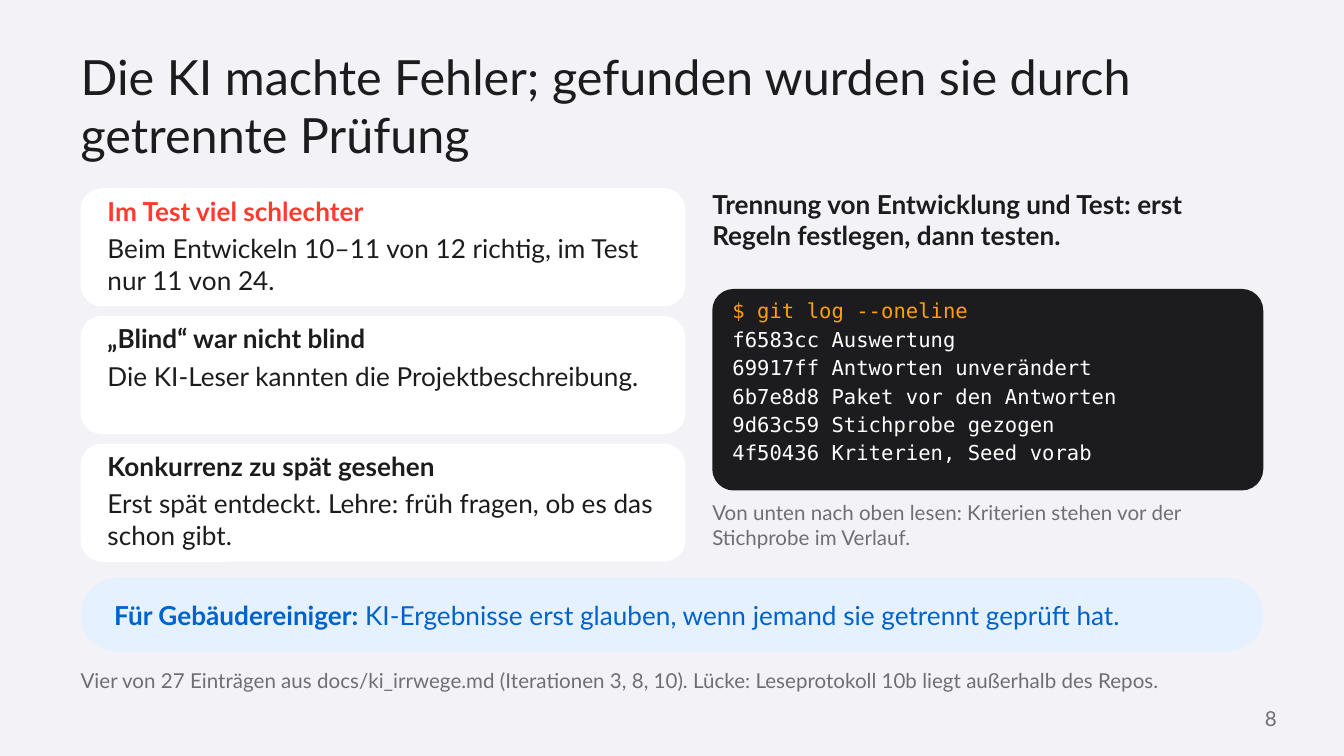
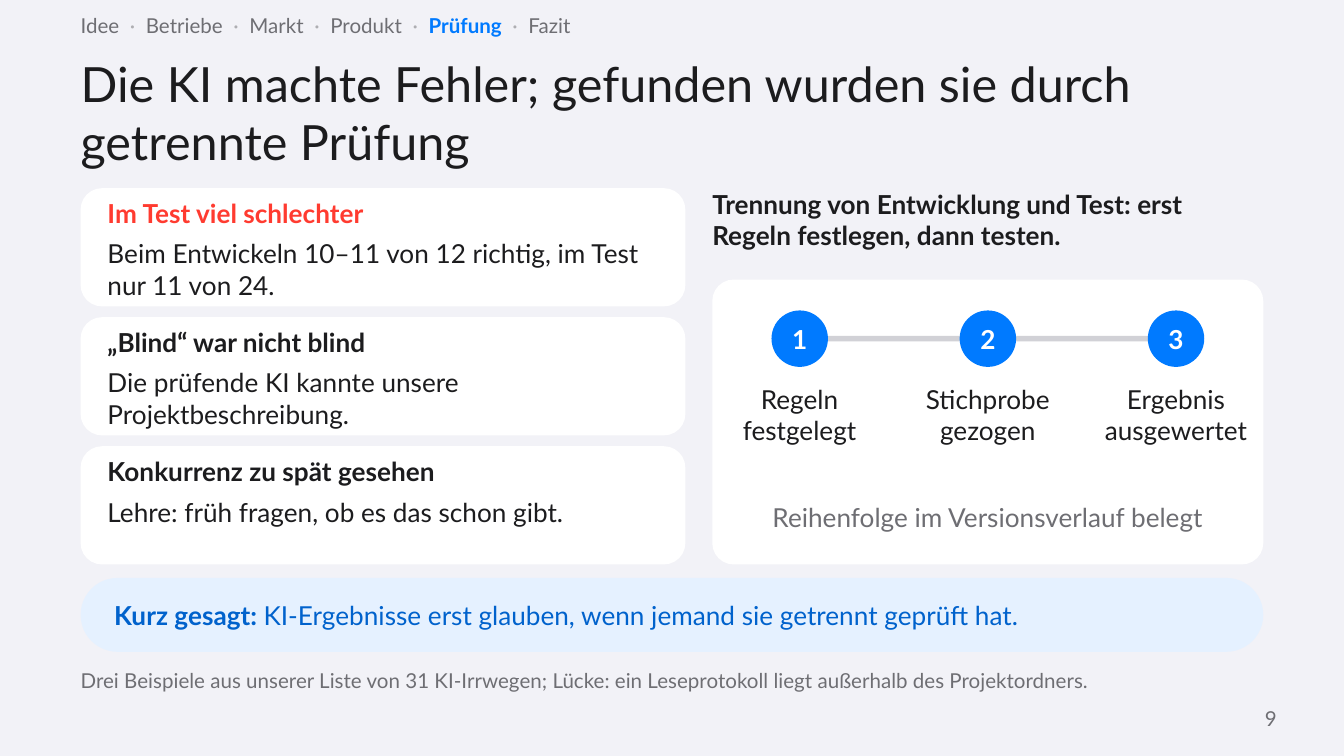
Before and after one commit to ludwigrichthammer9-web/vergabe_radar, a slide deck: slide 9 of docs/vortrag/vortrag_vergabe_radar.pptx (slide 8 before the commit). Drawn at 1344x756 pixels with LibreOffice and Linux fonts; fonts in the diff are those of the drawing. Boxes give left, top, right and bottom in pixels: in the first picture for what was removed or moved away, otherwise in the second. Text is boxed around its words. In the diff, an @@ line names an element or a change of style, - is before the commit and + after.

```diff
--- a/docs/vortrag/vortrag_vergabe_radar.pptx
+++ b/docs/vortrag/vortrag_vergabe_radar.pptx
@@ text added at bbox=[81, 18, 570, 37], 11 pt, text #6E6E73 @@
+Idee · Betriebe · Markt · Produkt · Prüfung · Fazit
@@ 2 texts, 1 title: place and size @@
-2 texts, 1 title at bbox=[81, 59, 1131, 481]
+2 texts, 1 title at bbox=[81, 66, 1131, 486]
@@ text "Beim Entwickeln 10–11 von 12 ...": place and size @@
-text "Beim Entwickeln 10–11 von 12 ..." at bbox=[107, 238, 638, 290]
+text "Beim Entwickeln 10–11 von 12 ..." at bbox=[107, 243, 638, 295]
@@ rounded rectangle: place and size @@
-rounded rectangle at bbox=[712, 289, 1263, 491]
+rounded rectangle at bbox=[712, 280, 1263, 564]
@@ rounded rectangle at bbox=[712, 280, 1263, 564]: fill #1C1C1E to #FFFFFF; proportions changed @@
@@ text removed at bbox=[732, 302, 1116, 463] @@
-$ git log --oneline
-f6583cc Auswertung
-69917ff Antworten unverändert
-6b7e8d8 Paket vor den Antworten
-9d63c59 Stichprobe gezogen
-4f50436 Kriterien, Seed vorab
@@ ellipse added at bbox=[771, 310, 828, 367], fill #007AFF @@
@@ ellipse added at bbox=[960, 310, 1016, 367], fill #007AFF @@
@@ ellipse added at bbox=[1148, 310, 1204, 367], fill #007AFF @@
@@ text added at bbox=[792, 330, 807, 349], 14 pt, text #FFFFFF, bold @@
+1
@@ rectangle added at bbox=[800, 336, 1176, 341], fill #D1D1D6 @@
@@ text added at bbox=[980, 330, 995, 349], 14 pt, text #FFFFFF, bold @@
+2
@@ text added at bbox=[1168, 330, 1183, 350], 14 pt, text #FFFFFF, bold @@
+3
@@ text at bbox=[107, 372, 459, 429]: text changed @@
-Die KI-Leser kannten die Projektbeschreibung.
+Die prüfende KI kannte unsere Projektbeschreibung.
@@ text added at bbox=[743, 389, 856, 445], 14 pt, text #1C1C1E @@
+Regeln festgelegt
@@ text added at bbox=[926, 389, 1050, 445], 14 pt, text #1C1C1E @@
+Stichprobe gezogen
@@ text added at bbox=[1105, 389, 1247, 445], 14 pt, text #1C1C1E @@
+Ergebnis ausgewertet
@@ text at bbox=[107, 502, 563, 526]: text changed @@
-Erst spät entdeckt. Lehre: früh fragen, ob es das schon gibt.
+Lehre: früh fragen, ob es das schon gibt.
@@ text removed at bbox=[712, 505, 1182, 549] @@
-Von unten nach oben lesen: Kriterien stehen vor der Stichprobe im Verlauf.
@@ text added at bbox=[772, 508, 1202, 532], 14 pt, text #6E6E73 @@
+Reihenfolge im Versionsverlauf belegt
@@ text at bbox=[114, 605, 1018, 630]: text changed @@
-Für Gebäudereiniger: KI-Ergebnisse erst glauben, wenn jemand sie getrennt geprüft hat.
+Kurz gesagt: KI-Ergebnisse erst glauben, wenn jemand sie getrennt geprüft hat.
@@ text at bbox=[81, 673, 1087, 692]: text changed @@
-Vier von 27 Einträgen aus docs/ki_irrwege.md (Iterationen 3, 8, 10). Lücke: Leseprotokoll 10b liegt außerhalb des Repos.
+Drei Beispiele aus unserer Liste von 31 KI-Irrwegen; Lücke: ein Leseprotokoll liegt außerhalb des Projektordners.
@@ text at bbox=[1265, 711, 1277, 726]: text changed @@
-8
+9
```
Also in this commit, not shown: 8 other slides changed, 4 slides added, 3 slides removed, 2 other files.
